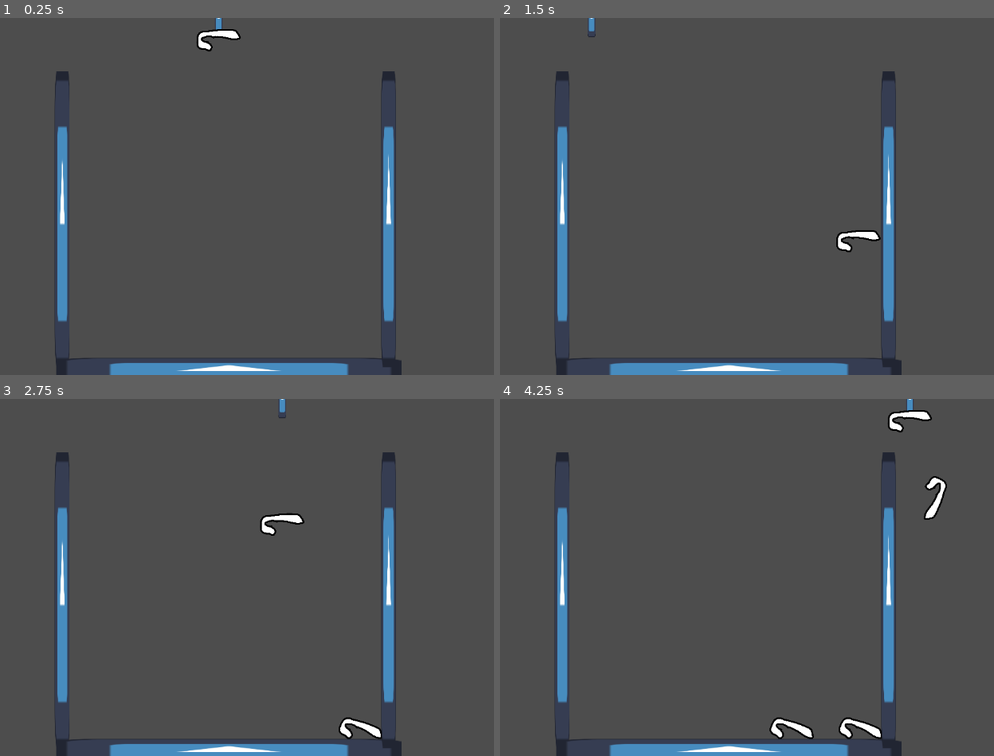
Above: before the commit, frames 1-4 (two rows, left to right).
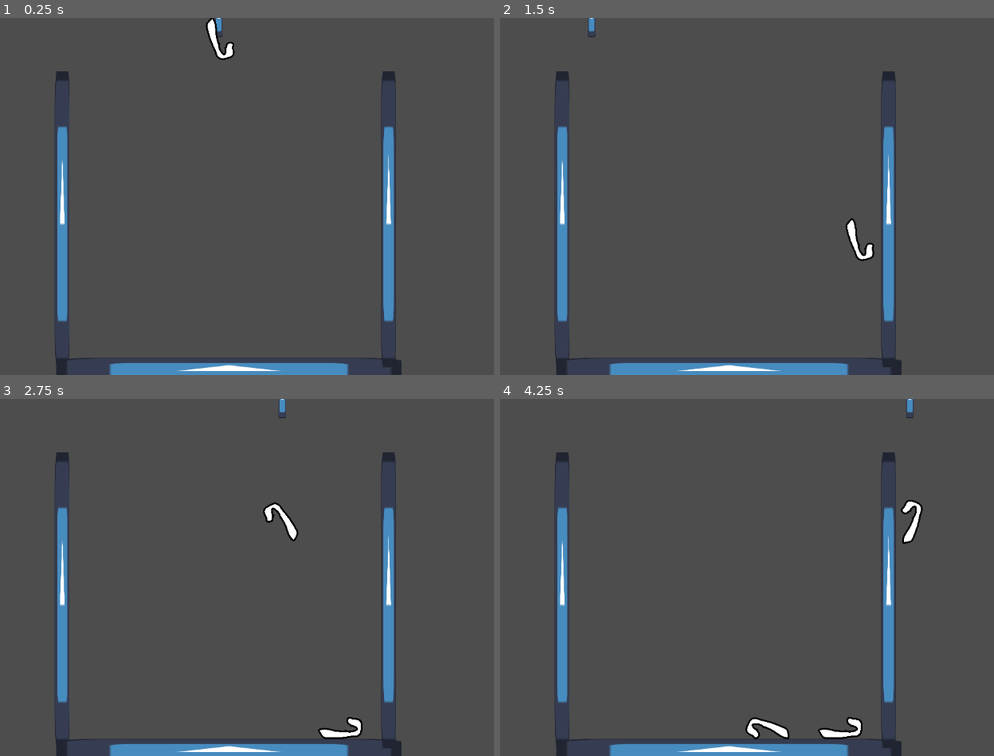
Above: after the commit, the same moments.

Repository: SnekOfSpice/jame-gam-christmas-2025
Game: Godot game, scene res://game.tscn
Two runs of this game, one before a commit and one after it. Both use one fixed random seed, a clock stepped at 60 frames per second and the inputs below. The engine's default icon, where the game draws it, is replaced by a stand-in: a white triangle on a blue panel in a dark square.
Inputs (mouse positions are in pixels of both pictures, inside the frame that each line leads up to):
- Up to frame 1 (0.25 s): no input
- Up to frame 2 (1.5 s): tap Enter at 0.5 s; move the mouse to (860, 178) at 0.52 s; click (860, 178) at 0.6 s; move the mouse to (588, 214) at 1.27 s; click (588, 214) at 1.35 s
- Up to frame 3 (2.75 s): move the mouse to (281, 498) at 2.02 s; click (281, 498) at 2.1 s
- Up to frame 4 (4.25 s): move the mouse to (687, 648) at 2.77 s; click (687, 648) at 2.85 s; move the mouse to (910, 631) at 3.52 s; click (910, 631) at 3.6 s

The runs differ from the first frame. In frame 1, 0.5% of the frame differs, in the area x 39-49%, y 0-12%; in frame 2, 0.5%; in frame 3, 0.9%; in frame 4, 1.8%, in the area x 49-91%, y 3-96%.

Commit message:
randomized starting rotation

Diff:
--- a/candy_cane.gd
+++ b/candy_cane.gd
@@ -8,6 +8,7 @@
 	GameManager.register(self)
 
 func spawn() -> void:
+	self.rotation = rad_to_deg(randf_range(-75, 75))
 	self.freeze = true
 
 func fall() -> void:
